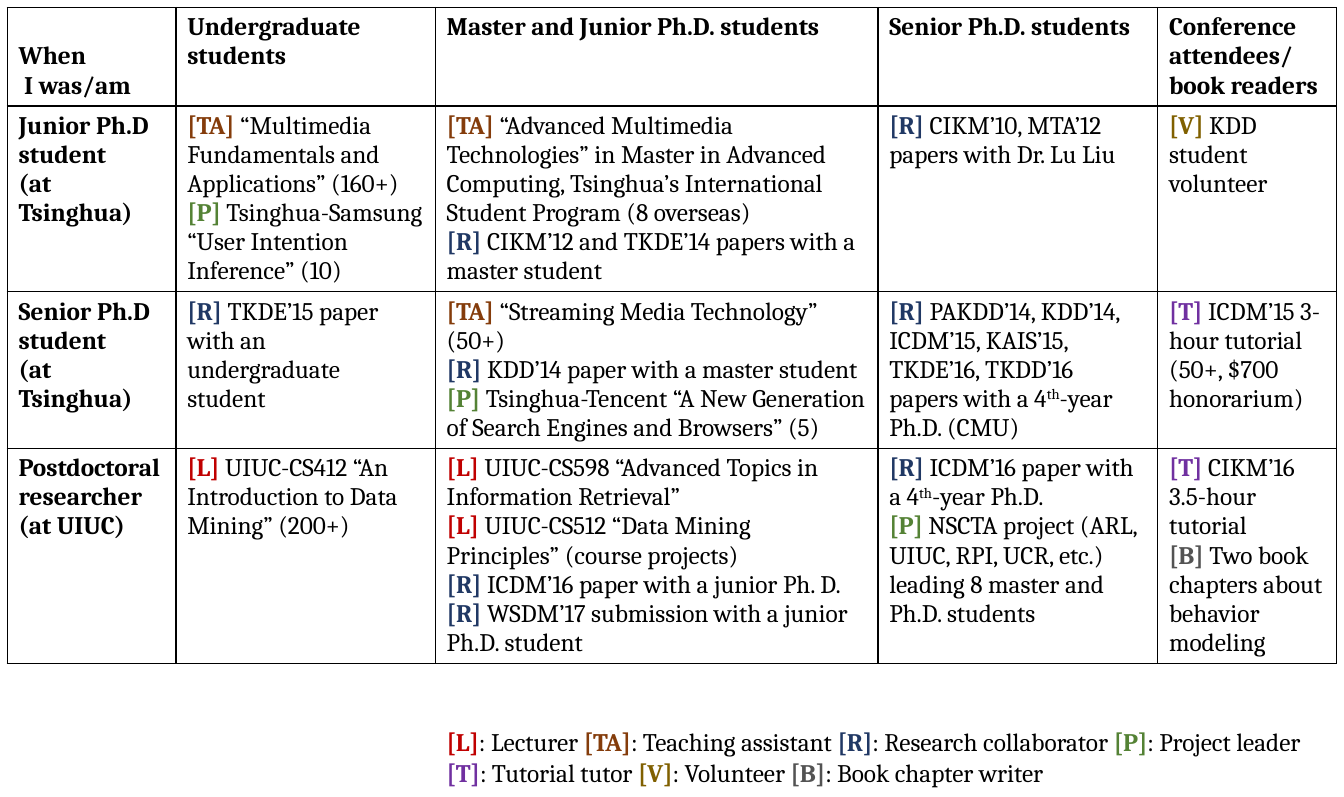
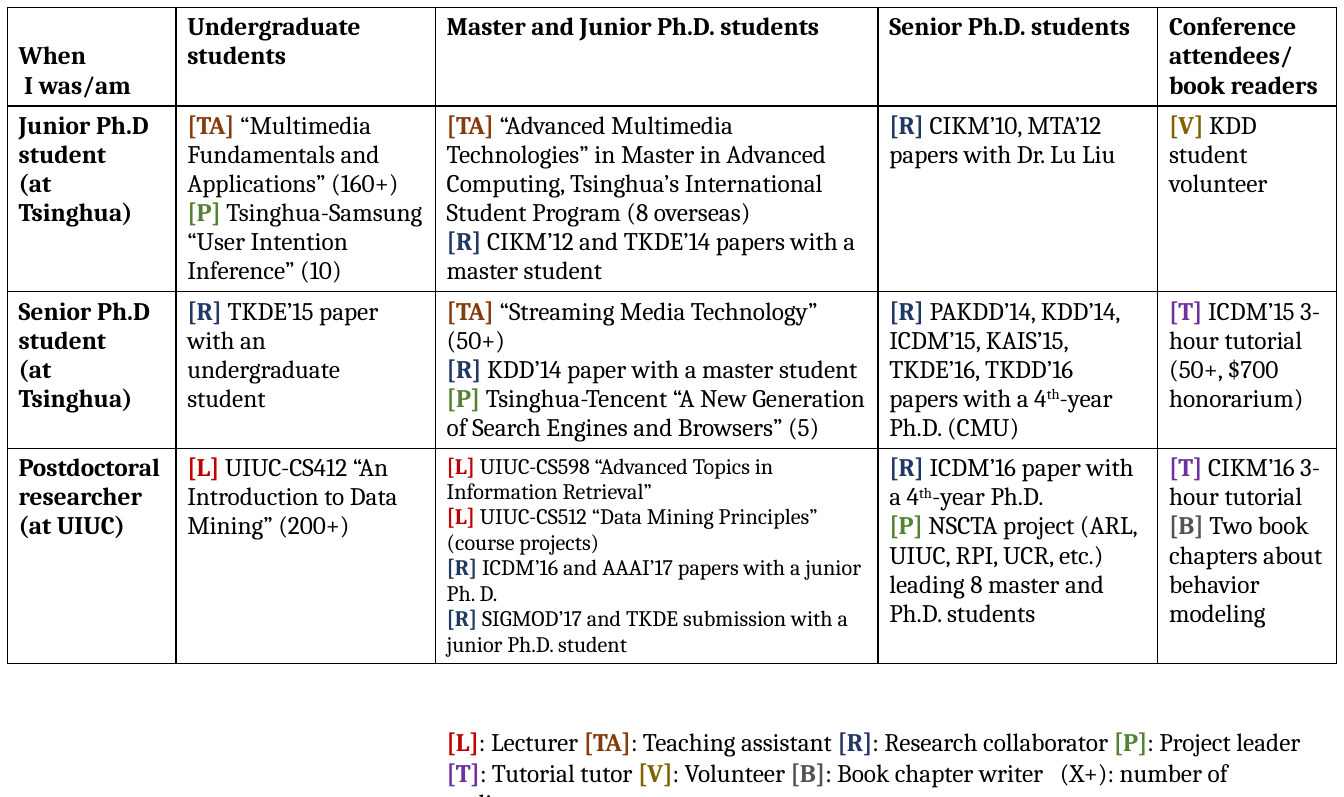
Before and after one commit to mjiang89/mjiang89.github.io, a slide deck: slide 1 of contact/teaching-statement/figure/intro.pptx. Drawn at 1344x797 pixels with LibreOffice and Linux fonts; fonts in the diff are those of the drawing. Boxes give left, top, right and bottom in pixels: in the first picture for what was removed or moved away, otherwise in the second. Text is boxed around its words. In the diff, an @@ line names an element or a change of style, - is before the commit and + after.

```diff
--- a/contact/teaching-statement/figure/intro.pptx
+++ b/contact/teaching-statement/figure/intro.pptx
@@ table at <box>7,8,1337,722</box> @@
-row 4, column 3: [L] UIUC-CS598 “Advanced Topics in Information Retrieval” / [L] UIUC-CS512 “Data Mining Principles” (course projects) / [R] ICDM’16 paper with a junior Ph. D. / [R] WSDM’17 submission with a junior Ph.D. student
+row 4, column 3: [L] UIUC-CS598 “Advanced Topics in Information Retrieval” / [L] UIUC-CS512 “Data Mining Principles” (course projects) / [R] ICDM’16 and AAAI’17 papers with a junior Ph. D. / [R] SIGMOD’17 and TKDE submission with a junior Ph.D. student
-row 4, column 5: [T] CIKM’16 3.5-hour tutorial / [B] Two book chapters about behavior modeling
+row 4, column 5: [T] CIKM’16 3-hour tutorial / [B] Two book chapters about behavior modeling
@@ text at <box>447,763,1228,788</box>: text changed @@
-[T]: Tutorial tutor [V]: Volunteer [B]: Book chapter writer
+[T]: Tutorial tutor [V]: Volunteer [B]: Book chapter writer (X+): number of audience
```
Also in this commit, not shown: 9 other files.
